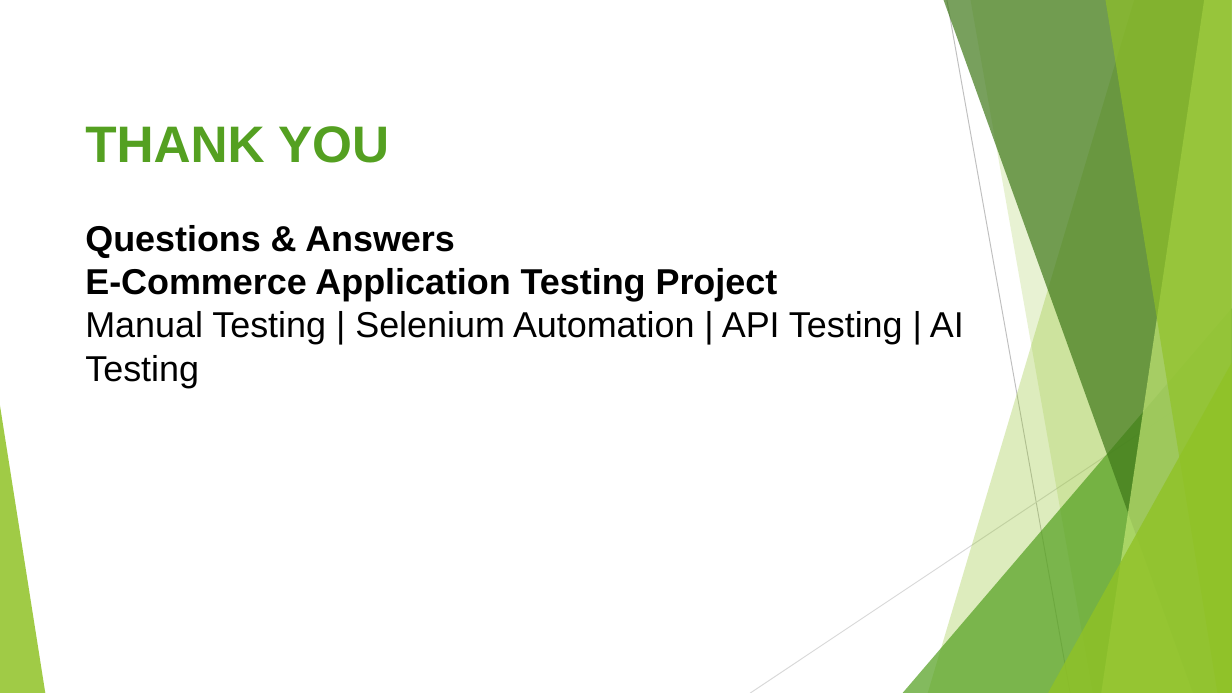
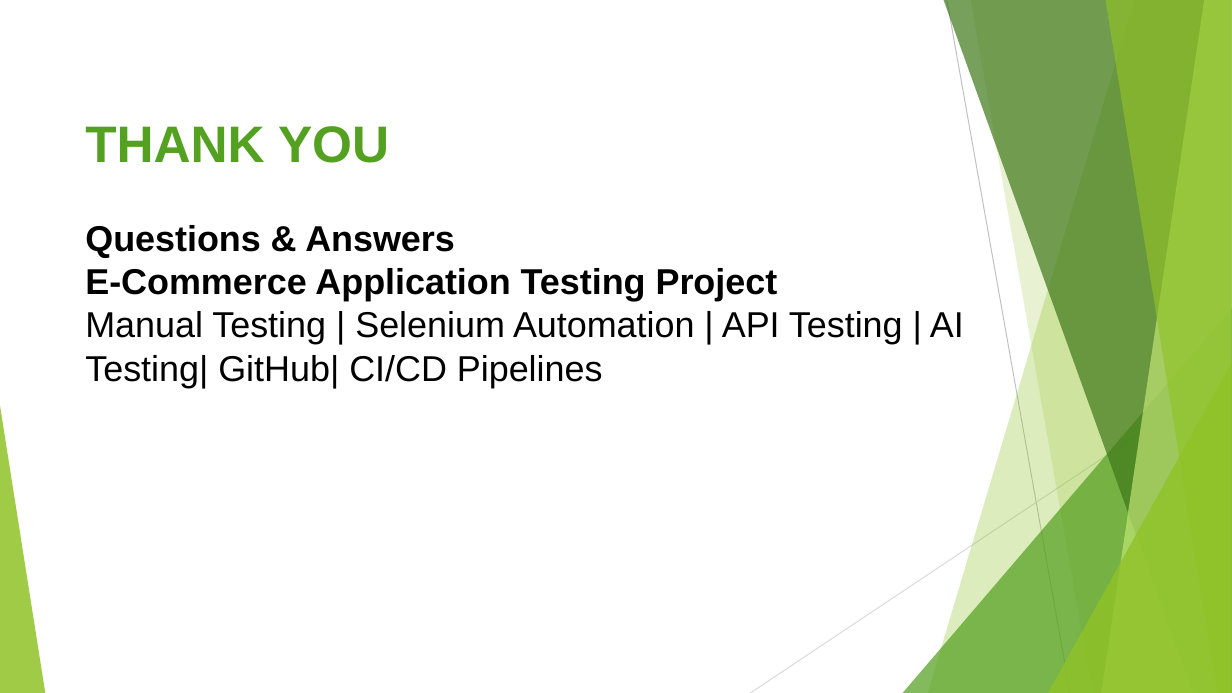
Before and after one commit to Dipali-dp/EcommerceTestingProject, a slide deck: slide 30 of Project_Presentation.pptx (slide 24 before the commit). Drawn at 1232x693 pixels with LibreOffice and Linux fonts; fonts in the diff are those of the drawing. Boxes give left, top, right and bottom in pixels: in the first picture for what was removed or moved away, otherwise in the second. Text is boxed around its words. In the diff, an @@ line names an element or a change of style, - is before the commit and + after.

Commit message:
Update project presentation

```diff
--- a/Project_Presentation.pptx
+++ b/Project_Presentation.pptx
@@ title at box(85, 311, 964, 388): text changed @@
-Manual Testing | Selenium Automation | API Testing | AI Testing
+Manual Testing | Selenium Automation | API Testing | AI Testing| GitHub| CI/CD Pipelines
```
Also in this commit, not shown: 2 other slides changed, 6 slides added.
